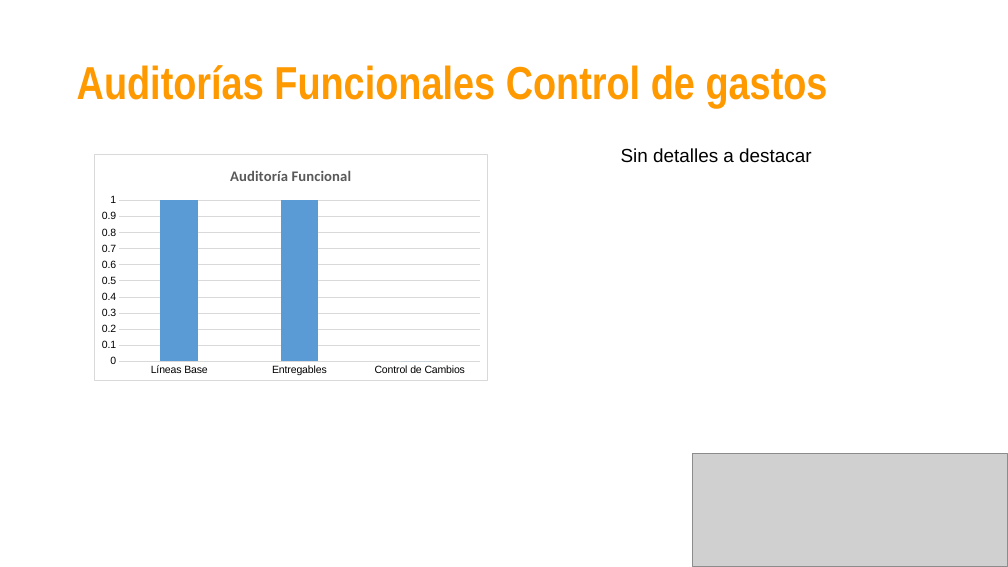
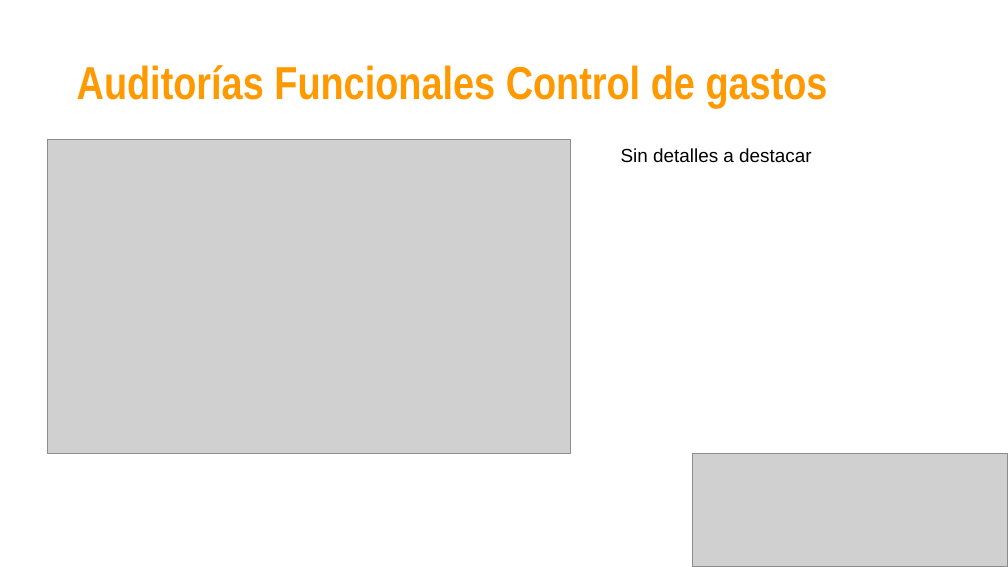
Before and after one commit to jovannyzepeda/Bisoltec, a slide deck: slide 20 of Organizacional/06. Medición y Monitoreo/2016/Bisoltec-ReporteMonitoreo.pptx (slide 14 before the commit). Drawn at 1008x567 pixels with LibreOffice and Linux fonts; fonts in the diff are those of the drawing; grey boxes stand for pictures. Boxes give left, top, right and bottom in pixels: in the first picture for what was removed or moved away, otherwise in the second. Text is boxed around its words. In the diff, an @@ line names an element or a change of style, - is before the commit and + after.

```diff
--- a/Organizacional/06. Medición y Monitoreo/2016/Bisoltec-ReporteMonitoreo.pptx
+++ b/Organizacional/06. Medición y Monitoreo/2016/Bisoltec-ReporteMonitoreo.pptx
@@ picture added at (48,140,570,454) @@
@@ column chart removed at (94,154,488,381) @@
-title "Auditoría Funcional"
-categories: Líneas Base, Entregables, Control de Cambios
-Series 1: 1, 1, -
```
Also in this commit, not shown: 23 other slides changed, 9 slides added, 2 slides removed, 8 other files.
